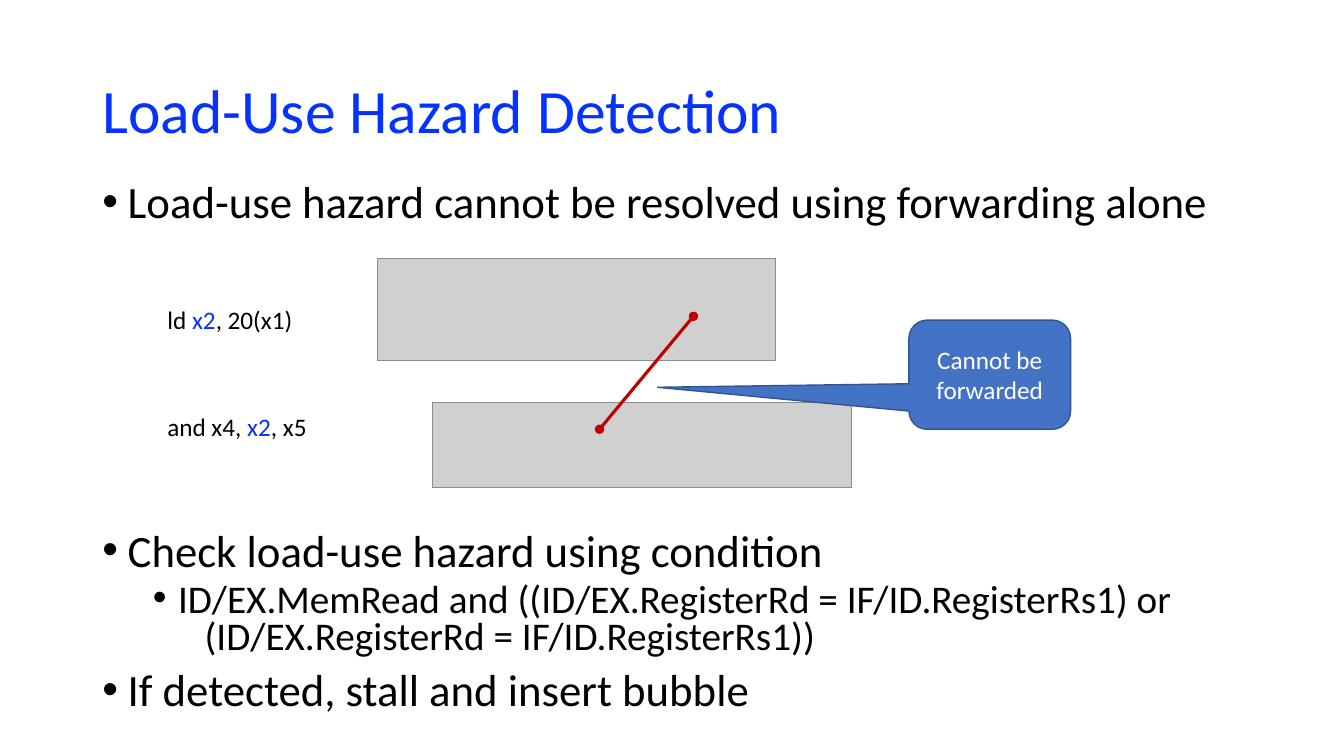
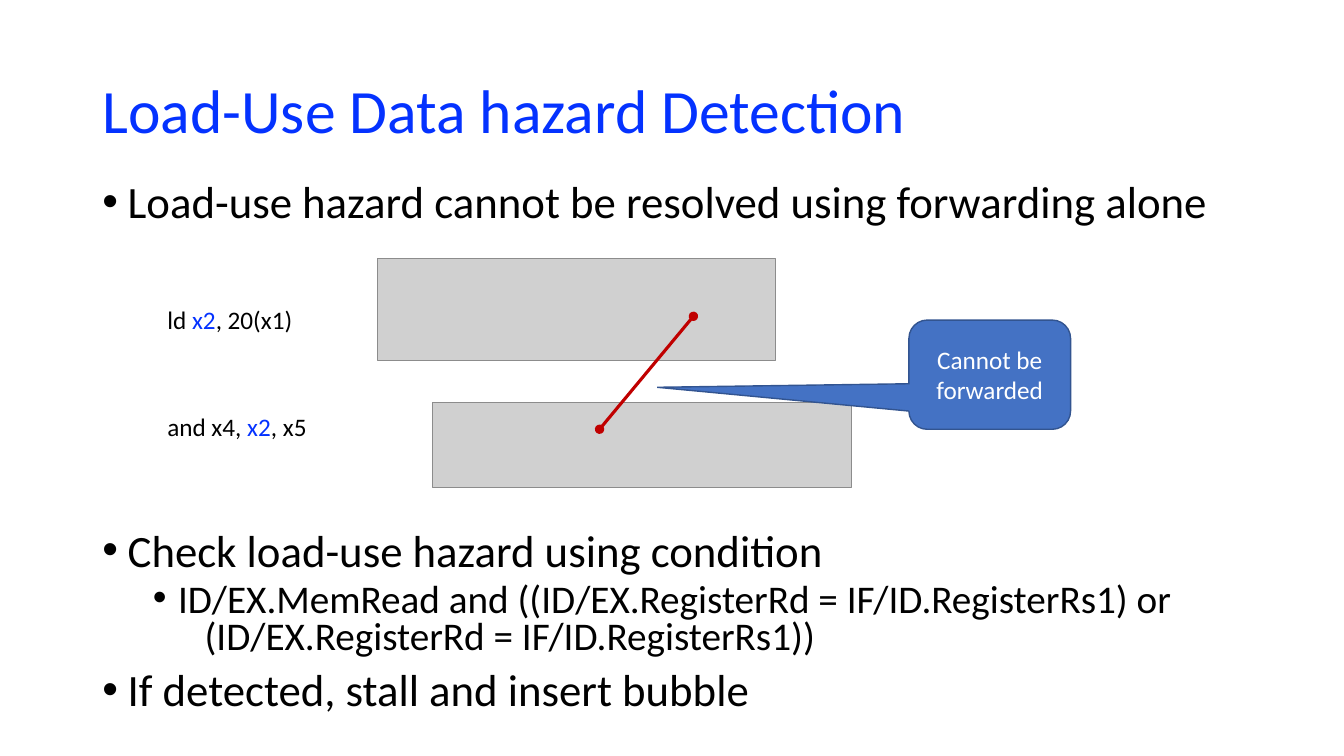
Before and after one commit to NYU-CSO/nyu-cso.github.io, a slide deck: slide 13 of notes/arch-cpu-pipeline.pptx (slide 36 before the commit). Drawn at 1344x756 pixels with LibreOffice and Linux fonts; fonts in the diff are those of the drawing; grey boxes stand for pictures. Boxes give left, top, right and bottom in pixels: in the first picture for what was removed or moved away, otherwise in the second. Text is boxed around its words. In the diff, an @@ line names an element or a change of style, - is before the commit and + after.

```diff
--- a/notes/arch-cpu-pipeline.pptx
+++ b/notes/arch-cpu-pipeline.pptx
@@ title at [102,90,905,134]: text changed @@
-Load-Use Hazard Detection
+Load-Use Data hazard Detection
```
Also in this commit, not shown: 10 other slides changed, 16 slides added, 24 slides removed, 3 other files.
